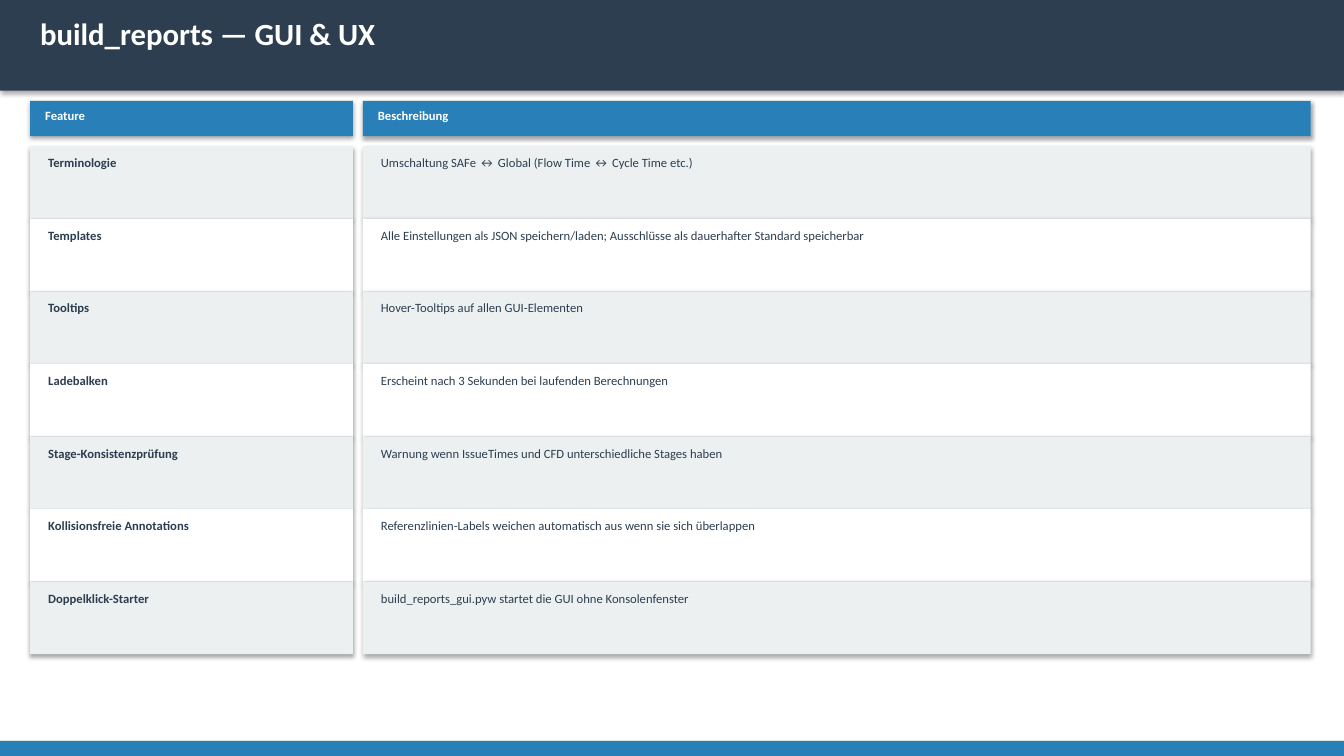
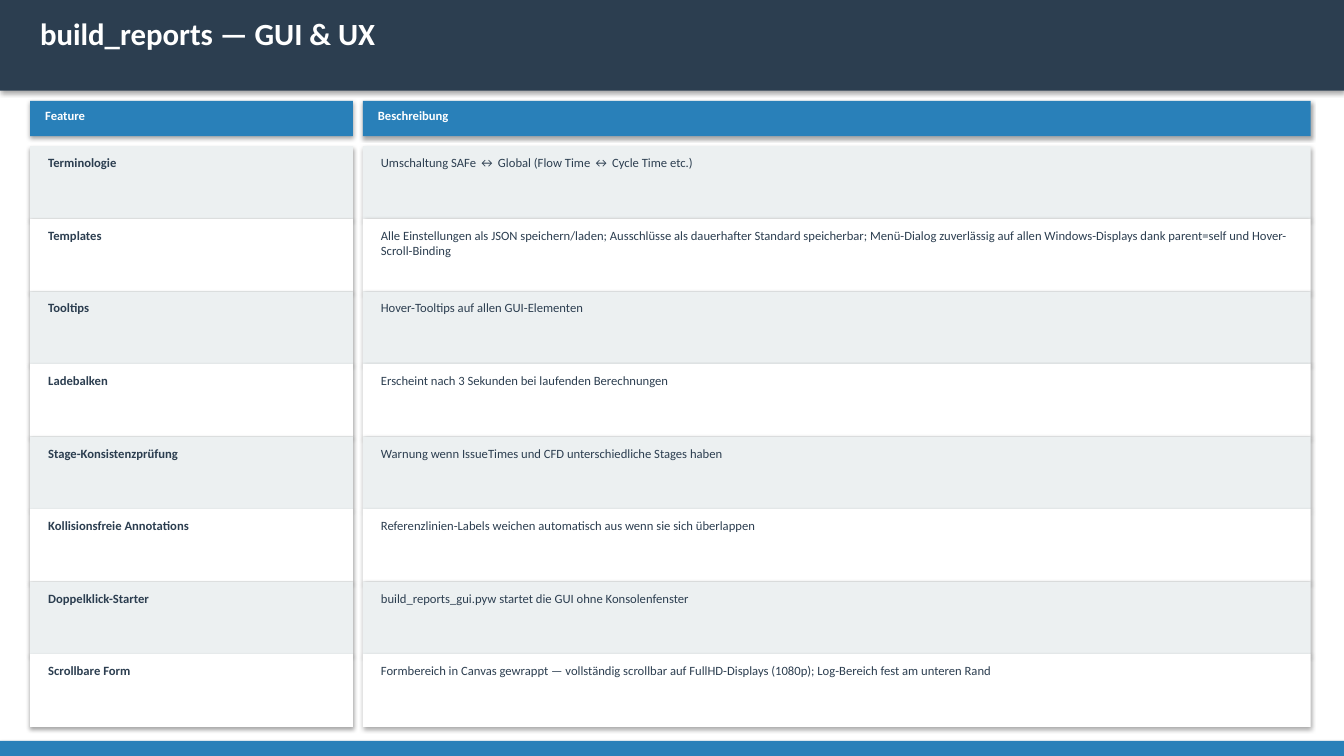
Before and after one commit to Jaegerfeld/situation-report, a slide deck: slide 7 of docs/situation_report_features.pptx (slide 6 before the commit). Drawn at 1344x756 pixels with LibreOffice and Linux fonts; fonts in the diff are those of the drawing. Boxes give left, top, right and bottom in pixels: in the first picture for what was removed or moved away, otherwise in the second. Text is boxed around its words. In the diff, an @@ line names an element or a change of style, - is before the commit and + after.

```diff
--- a/docs/situation_report_features.pptx
+++ b/docs/situation_report_features.pptx
@@ text at box(381, 231, 1286, 257): text changed @@
-Alle Einstellungen als JSON speichern/laden; Ausschlüsse als dauerhafter Standard speicherbar
+Alle Einstellungen als JSON speichern/laden; Ausschlüsse als dauerhafter Standard speicherbar; Menü-Dialog zuverlässig auf allen Windows-Displays dank parent=self und Hover-Scroll-Binding
@@ rectangle added at box(30, 654, 353, 727), fill #FFFFFF @@
@@ rectangle added at box(363, 654, 1311, 727), fill #FFFFFF @@
@@ text added at box(48, 666, 130, 675), 9 pt, text #2C3E50, bold @@
+Scrollbare Form
@@ text added at box(381, 666, 991, 677), 9 pt, text #2C3E50 @@
+Formbereich in Canvas gewrappt — vollständig scrollbar auf FullHD-Displays (1080p); Log-Bereich fest am unteren Rand
```
Also in this commit, not shown: 2 other slides changed, 1 slide added, 3 other files.
